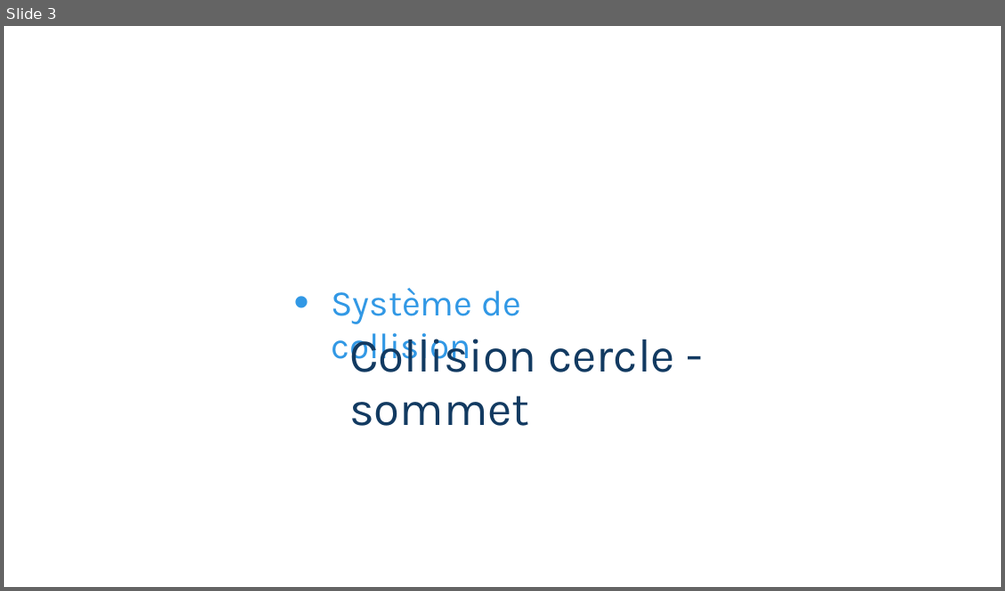
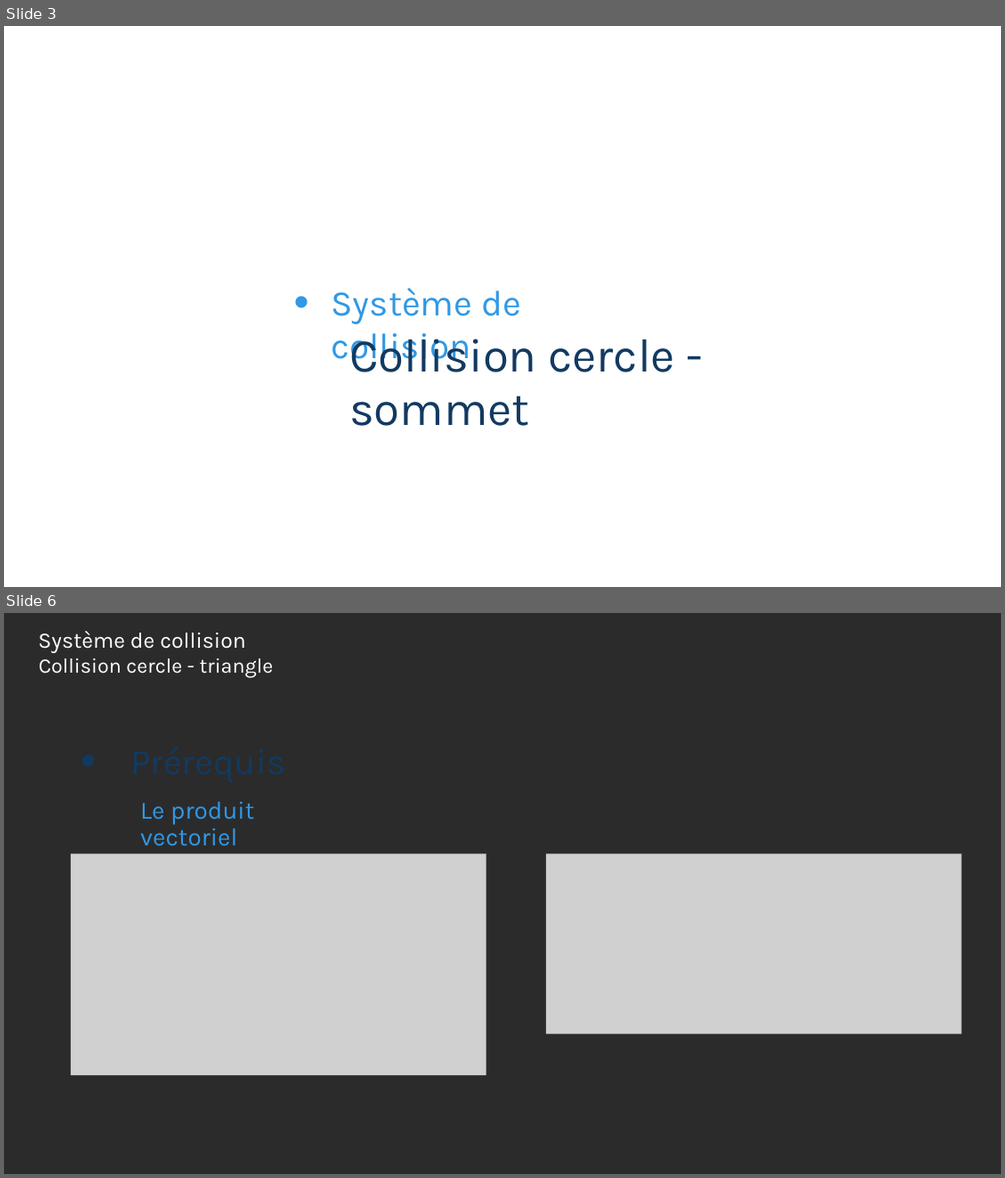
Before and after one commit to Tecnelm/ISN-SpaceInvaders, a slide deck: Présentation projet/Projet ISN.pptx. Shown one above the other, each under a label of ours: slide 3 before the commit, slides 3 and 6 after it; the slides between them are not shown. The pictures are 1005x591 and 1005x1178 pixels, drawn with LibreOffice and Linux fonts; fonts in the diff are those of the drawing; grey boxes stand for pictures; background and template pictures are left out; a plain dark background stands for a picture behind light text. Boxes give left, top, right and bottom in pixels: in the first picture for what was removed or moved away, otherwise in the second. Text is boxed around its words. In the diff, an @@ line names an element or a change of style, - is before the commit and + after.

```diff
--- a/Présentation projet/Projet ISN.pptx
+++ b/Présentation projet/Projet ISN.pptx
@@ slide 6 added at (4,613,1001,1174), background picture (left out) @@
@@ title added at (38,631,246,652), 16 pt, text #FFFFFF @@
+Système de collision
@@ text added at (39,658,274,677), 15 pt, text #FFFFFF @@
+Collision cercle - triangle
@@ text added at (71,734,353,797), 26 pt, text #123A61 @@
+• Prérequis
@@ text added at (140,802,254,846), 18 pt, text #3198E5 @@
+Le produit vectoriel
@@ picture added at (71,853,486,1075) @@
@@ picture added at (546,853,962,1034) @@
```
Also in this commit, not shown: 1 slide changed, 3 other slides added, 2 slides removed, 2 other files.
